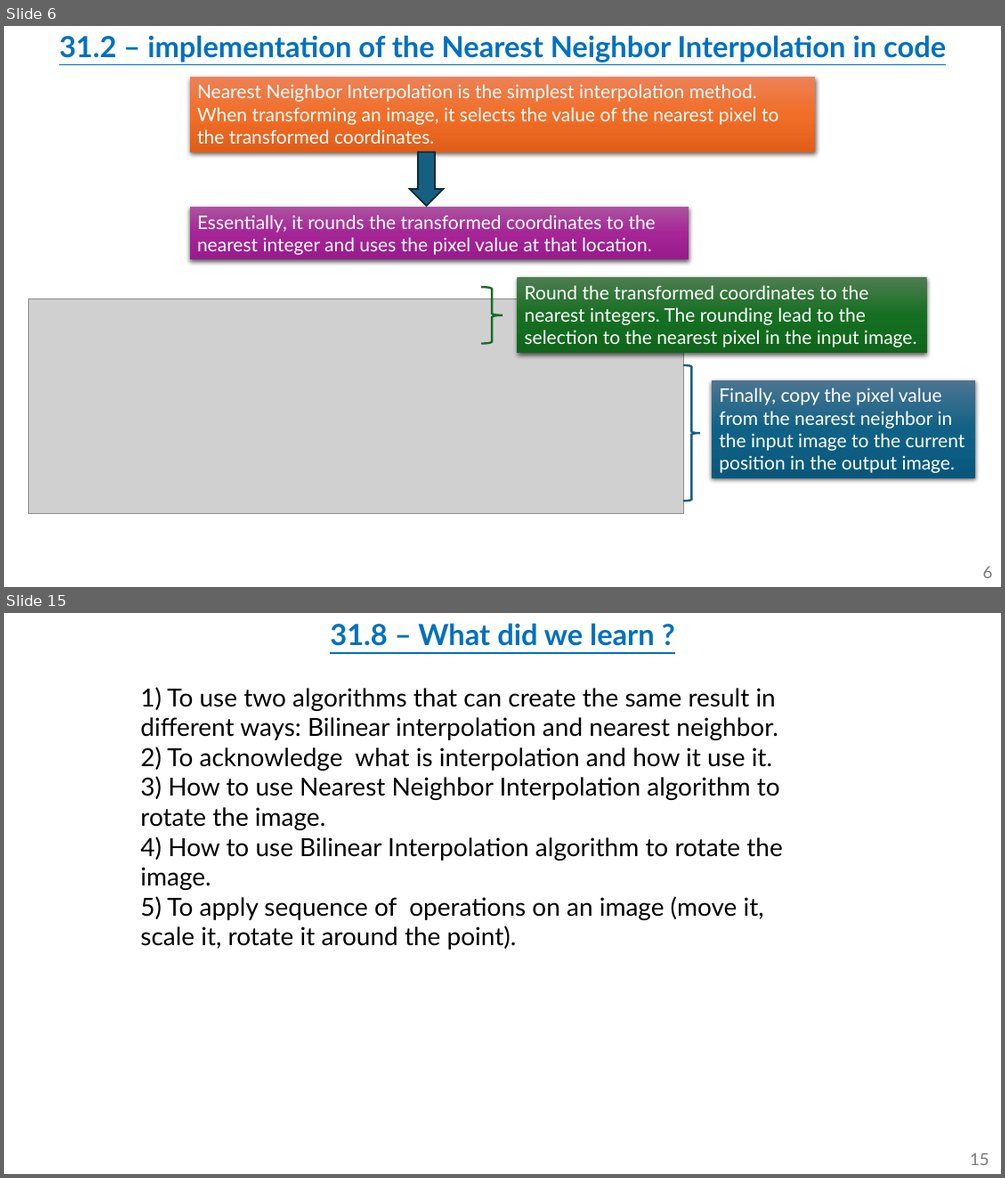
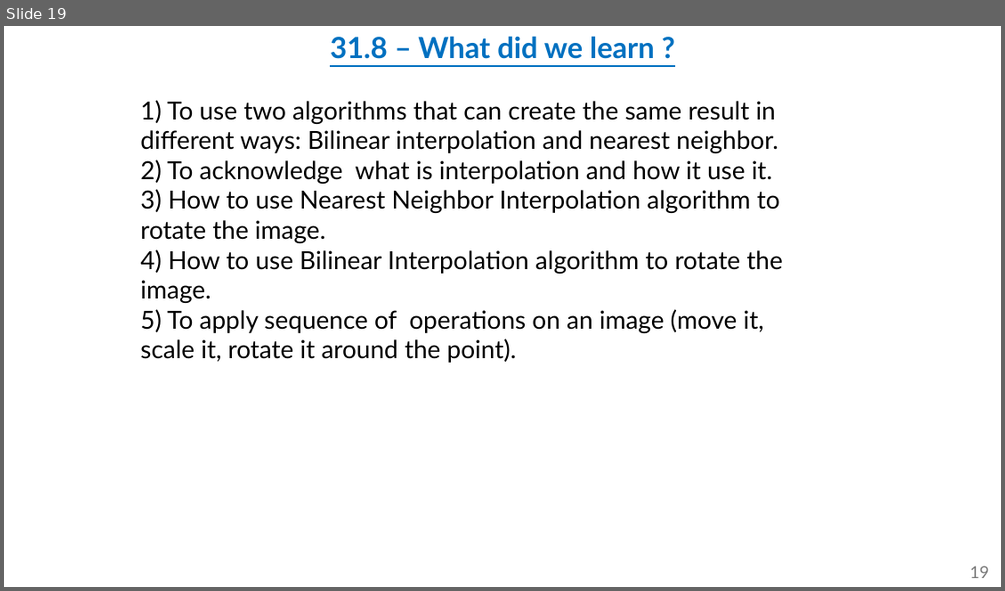
Before and after one commit to omripony/image-processing, a slide deck: labs/lab31-waiting for grade/version 2/1950-2210-7939-ImPr31-1.pptx. Shown one above the other, each under a label of ours: slides 6 and 15 before the commit, slide 19 after it; the slides between them are not shown. The pictures are 1005x1178 and 1005x591 pixels, drawn with LibreOffice and Linux fonts; fonts in the diff are those of the drawing; grey boxes stand for pictures. Boxes give left, top, right and bottom in pixels: in the first picture for what was removed or moved away, otherwise in the second. Text is boxed around its words. In the diff, an @@ line names an element or a change of style, - is before the commit and + after.

```diff
--- a/labs/lab31-waiting for grade/version 2/1950-2210-7939-ImPr31-1.pptx
+++ b/labs/lab31-waiting for grade/version 2/1950-2210-7939-ImPr31-1.pptx
@@ slide 6 removed at [4, 26, 1001, 587], background #FFFFFF @@
@@ text removed at [59, 35, 946, 62] @@
-31.2 – implementation of the Nearest Neighbor Interpolation in code
@@ rectangle removed at [190, 77, 816, 152] @@
-Nearest Neighbor Interpolation is the simplest interpolation method.
-When transforming an image, it selects the value of the nearest pixel to the transformed coordinates.
@@ down arrow removed at [410, 152, 444, 206] @@
@@ rectangle removed at [190, 207, 689, 260] @@
-Essentially, it rounds the transformed coordinates to the nearest integer and uses the pixel value at that location.
@@ right brace removed at [481, 287, 502, 344] @@
@@ rectangle removed at [517, 277, 927, 353] @@
-Round the transformed coordinates to the nearest integers. The rounding lead to the selection to the nearest pixel in the input image.
@@ picture removed at [28, 298, 683, 514] @@
@@ right brace removed at [683, 365, 699, 500] @@
@@ rectangle removed at [712, 380, 975, 478] @@
-Finally, copy the pixel value from the nearest neighbor in the input image to the current position in the output image.
@@ page number removed at [983, 565, 993, 578] @@
-6
@@ what was slide 15 is now slide 19 @@
@@ page number at [970, 565, 989, 578]: text changed @@
-15
+19
```
Also in this commit, not shown: 4 slides changed, 9 slides added, 4 other slides removed, 33 other files.
